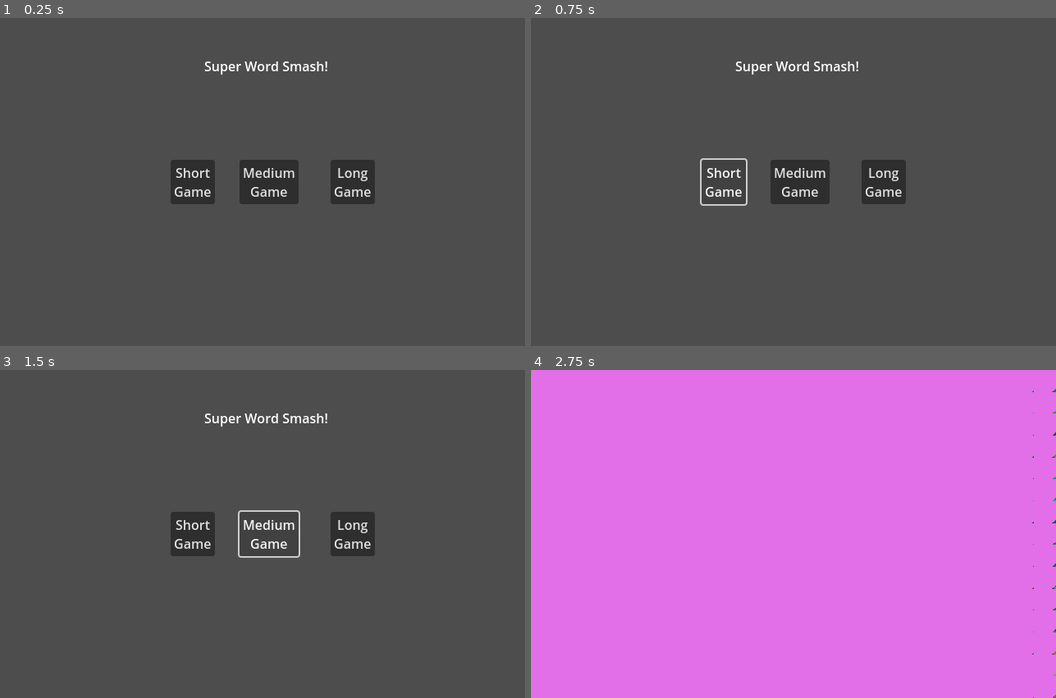
Above: before the commit, frames 1-4 (two rows, left to right).
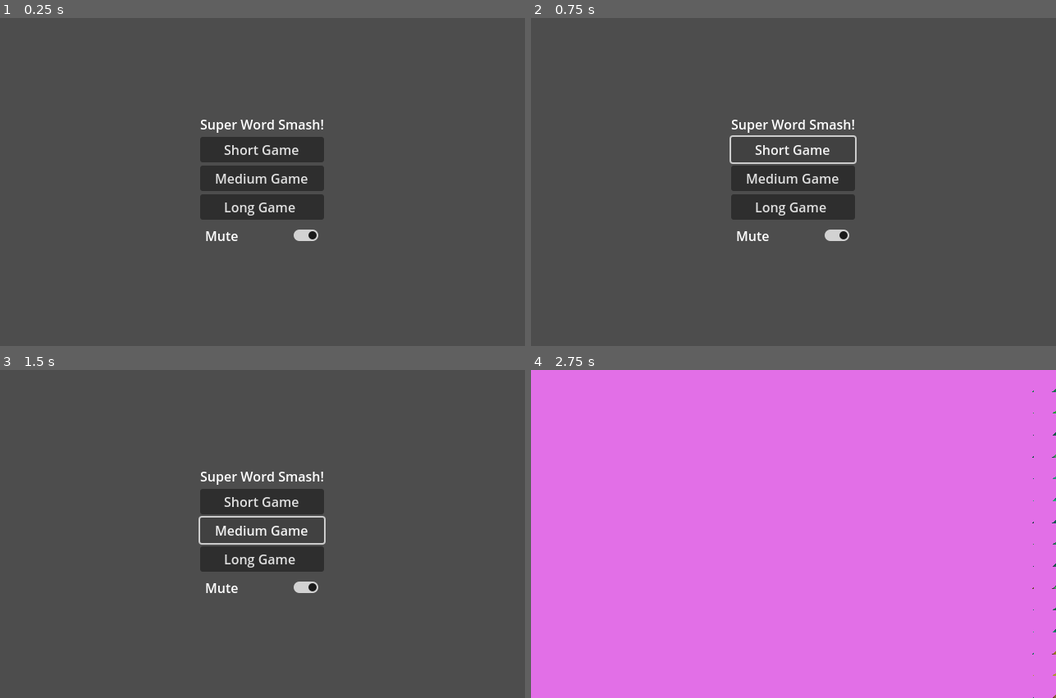
Above: after the commit, the same moments.

Repository: ozbonus/super_word_smash
Game: Godot game, scene res://GameManager.tscn
Same seed, same stepped clock (60 frames per second), same inputs: the game is played once before the commit and once after it.
Inputs:
- Up to frame 1 (0.25 s): no input
- Up to frame 2 (0.75 s): click "Short Game" at 0.5 s
- Up to frame 3 (1.5 s): click "Medium Game" at 1.25 s
- Up to frame 4 (2.75 s): click "Long Game" at 2 s

The runs differ from the first frame. In frame 1, 7.1% of the frame differs, in the area x 32-72%, y 13-68%; in frame 2, 5.3%; in frame 3, 6.6%; in frame 4, nothing differs.

Commit message:
Create basic settings service, add mute, tidy main menu.

Diff:
--- a/levels/title.gd
+++ b/levels/title.gd
@@ -2,9 +2,13 @@
 class_name TitleScreen
 extends Node2D
 
-
 signal start_game(length: Constants.GameLength)
 
+@onready var mute_toggle: CheckButton = %MuteToggle
+
+func _ready():
+	print_debug(SettingsService.mute_audio)
+	mute_toggle.button_pressed = SettingsService.mute_audio
 
 func _on_short_game_button_pressed():
 	start_game.emit(Constants.GameLength.SHORT)
@@ -16,3 +20,8 @@
 
 func _on_long_game_button_pressed():
 	start_game.emit(Constants.GameLength.LONG)
+
+
+func _on_mute_toggle_toggled(toggled_on: bool):
+	SettingsService.mute_audio = toggled_on
+	AudioServer.set_bus_mute(AudioServer.get_bus_index("Master"), toggled_on)
--- a/levels/title.tscn
+++ b/levels/title.tscn
@@ -5,37 +5,45 @@
 [node name="Level00" type="Node2D"]
 script = ExtResource("1_gkh1h")
 
-[node name="Label" type="Label" parent="."]
-offset_left = 249.0
-offset_top = 47.0
-offset_right = 400.0
-offset_bottom = 70.0
+[node name="CanvasLayer" type="CanvasLayer" parent="."]
+
+[node name="CenterContainer" type="CenterContainer" parent="CanvasLayer"]
+anchors_preset = 15
+anchor_right = 1.0
+anchor_bottom = 1.0
+grow_horizontal = 2
+grow_vertical = 2
+size_flags_horizontal = 4
+size_flags_vertical = 4
+
+[node name="VBoxContainer" type="VBoxContainer" parent="CanvasLayer/CenterContainer"]
+layout_mode = 2
+
+[node name="Label" type="Label" parent="CanvasLayer/CenterContainer/VBoxContainer"]
+layout_mode = 2
 text = "Super Word Smash!"
 
-[node name="ShortGameButton" type="Button" parent="."]
-offset_left = 208.0
-offset_top = 173.0
-offset_right = 262.0
-offset_bottom = 227.0
-text = "Short
-Game"
+[node name="ShortGameButton" type="Button" parent="CanvasLayer/CenterContainer/VBoxContainer"]
+unique_name_in_owner = true
+layout_mode = 2
+text = "Short Game"
 
-[node name="MediumGameButton" type="Button" parent="."]
-offset_left = 292.0
-offset_top = 173.0
-offset_right = 364.0
-offset_bottom = 227.0
-text = "Medium
-Game"
+[node name="MediumGameButton" type="Button" parent="CanvasLayer/CenterContainer/VBoxContainer"]
+unique_name_in_owner = true
+layout_mode = 2
+text = "Medium Game"
 
-[node name="LongGameButton" type="Button" parent="."]
-offset_left = 403.0
-offset_top = 173.0
-offset_right = 457.0
-offset_bottom = 227.0
-text = "Long
-Game"
+[node name="LongGameButton" type="Button" parent="CanvasLayer/CenterContainer/VBoxContainer"]
+unique_name_in_owner = true
+layout_mode = 2
+text = "Long Game "
 
-[connection signal="pressed" from="ShortGameButton" to="." method="_on_short_game_button_pressed"]
-[connection signal="pressed" from="MediumGameButton" to="." method="_on_medium_game_button_pressed"]
-[connection signal="pressed" from="LongGameButton" to="." method="_on_long_game_button_pressed"]
+[node name="MuteToggle" type="CheckButton" parent="CanvasLayer/CenterContainer/VBoxContainer"]
+unique_name_in_owner = true
+layout_mode = 2
+text = "Mute"
+
+[connection signal="pressed" from="CanvasLayer/CenterContainer/VBoxContainer/ShortGameButton" to="." method="_on_short_game_button_pressed"]
+[connection signal="pressed" from="CanvasLayer/CenterContainer/VBoxContainer/MediumGameButton" to="." method="_on_medium_game_button_pressed"]
+[connection signal="pressed" from="CanvasLayer/CenterContainer/VBoxContainer/LongGameButton" to="." method="_on_long_game_button_pressed"]
+[connection signal="toggled" from="CanvasLayer/CenterContainer/VBoxContainer/MuteToggle" to="." method="_on_mute_toggle_toggled"]
--- a/project.godot
+++ b/project.godot
@@ -18,6 +18,7 @@
 [autoload]
 
 Constants="*res://constants/constants.tscn"
+SettingsService="*res://services/settings_service.tscn"
 GameStateService="*res://services/game_state_service.tscn"
 MusicService="*res://services/music_service.tscn"
 SoundEffectsService="*res://services/sound_effects_service.tscn"
--- /dev/null
+++ b/services/settings_service.gd
@@ -0,0 +1,7 @@
+## Ephemeral settings that persist between new games, but not full reloads.
+
+extends Node
+
+@export_group("Default settings")
+@export var mute_audio := true
+@export_range(10.0, 300.0, 10.0, "suffix:seconds") var game_length := 60.0
--- /dev/null
+++ b/services/settings_service.tscn
@@ -0,0 +1,6 @@
+[gd_scene load_steps=2 format=3 uid="uid://bqok33dql6xix"]
+
+[ext_resource type="Script" uid="uid://dowyqlg81gehr" path="res://services/settings_service.gd" id="1_tiwdw"]
+
+[node name="SettingsService" type="Node"]
+script = ExtResource("1_tiwdw")
Not shown, added: services/settings_service.gd.uid
